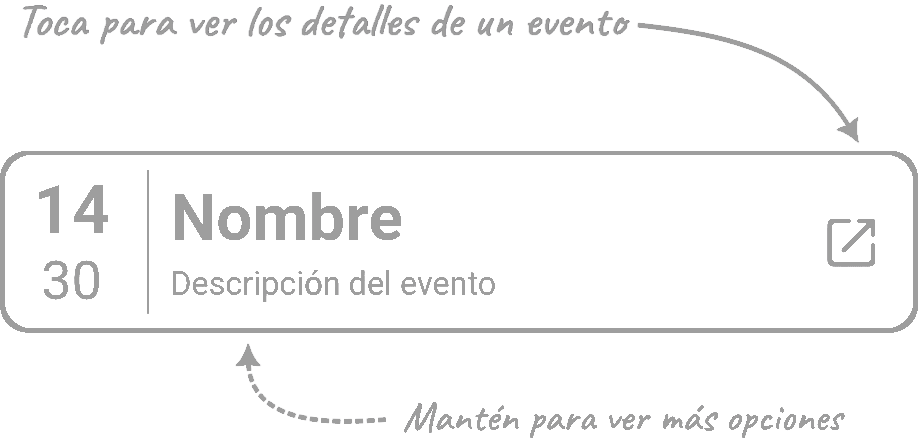
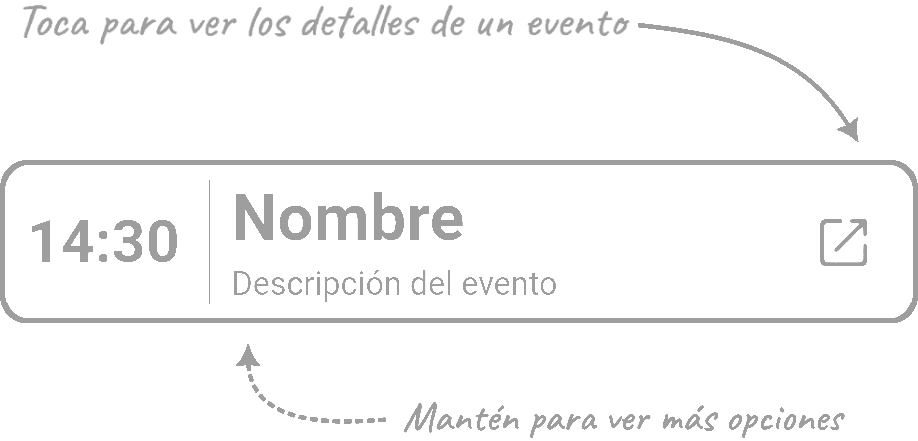
Comparing the layer stacks of the two (918, 441) images. Changes:
painted on "cLetters" over 0, 151, 918, 333
hid "otop" over 23, 4, 860, 144
hid "oLetters", painted on it over 0, 151, 918, 333
hid "odown" over 235, 343, 845, 438
